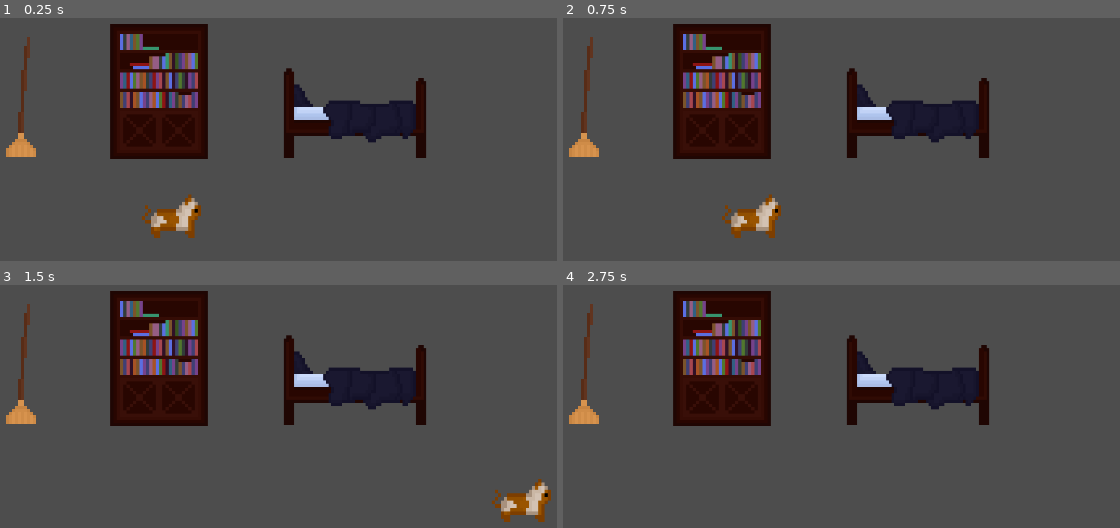
Above: before the commit, frames 1-4 (two rows, left to right).
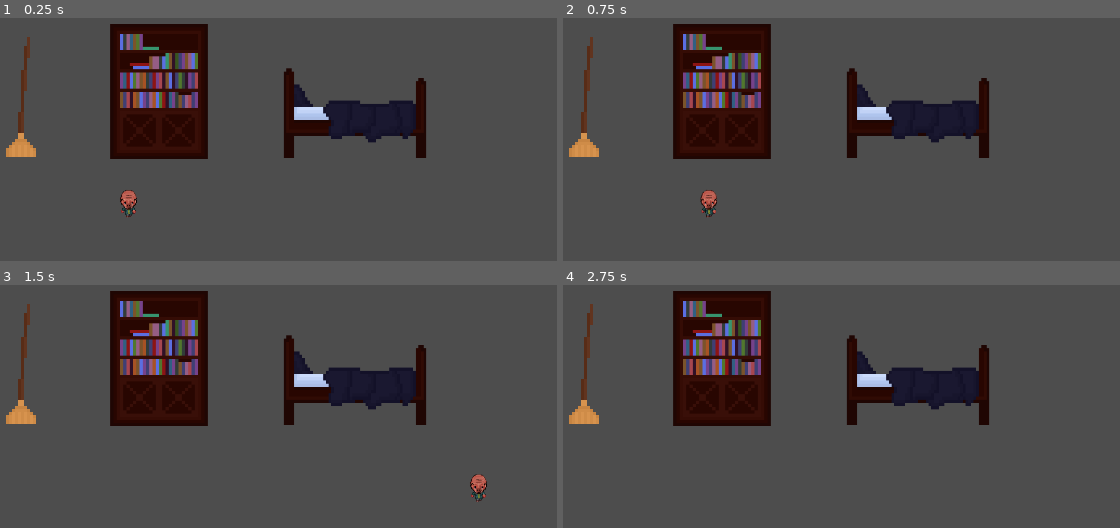
Above: after the commit, the same moments.

Repository: mariacook543/themidnightjam
Game: Godot game, scene res://node_2d.tscn
The game is run twice, just before and just after one commit, with the same random seed, the same clock (stepped at 60 frames per second) and the same inputs.
Inputs:
- Up to frame 1 (0.25 s): no input
- Up to frame 2 (0.75 s): tap Enter at 0.5 s; hold Right (ui_right) from 0.53 s (still down)
- Up to frame 3 (1.5 s): release Right (ui_right) at 1.28 s; hold Down (ui_down) from 1.28 s (still down)
- Up to frame 4 (2.75 s): tap Space at 2 s; release Down (ui_down) at 2.03 s; hold Right (ui_right) from 2.03 s (still down)

The runs differ from the first frame. In frame 1, 1.3% of the frame differs, in the area x 21-37%, y 70-91%; in frame 2, 1.3%; in frame 3, 1.3%; in frame 4, nothing differs.

Commit message:
imported sprite

Diff:
--- a/node_2d.tscn
+++ b/node_2d.tscn
@@ -1,10 +1,10 @@
 [gd_scene load_steps=6 format=3 uid="uid://cjgavmme740cp"]
 
-[ext_resource type="Texture2D" uid="uid://d13gi4v1axipl" path="res://Ghost Game Sprites/bookshelf.png" id="1_nixw5"]
-[ext_resource type="Texture2D" uid="uid://blv10nc6om5xm" path="res://Ghost Game Sprites/broom.png" id="2_2r4cu"]
-[ext_resource type="Texture2D" uid="uid://dy0172jt2oy80" path="res://Ghost Game Sprites/bed.png" id="3_54ti6"]
-[ext_resource type="Script" path="res://Player/Player.gd" id="4_btiis"]
-[ext_resource type="Texture2D" uid="uid://bj6isds8prn04" path="res://Ghost Game Sprites/catrunningtwo-Sheet-Sheet.png" id="4_efm01"]
+[ext_resource type="Texture2D" uid="uid://d13gi4v1axipl" path="res://temporary objects/bookshelf.png" id="1_nixw5"]
+[ext_resource type="Texture2D" uid="uid://blv10nc6om5xm" path="res://temporary objects/broom.png" id="2_2r4cu"]
+[ext_resource type="Texture2D" uid="uid://dy0172jt2oy80" path="res://temporary objects/bed.png" id="3_54ti6"]
+[ext_resource type="Script" path="res://player/Player.gd" id="4_btiis"]
+[ext_resource type="Texture2D" uid="uid://2liouv7c5tkr" path="res://characters/pigwalking.webp" id="5_vjvkx"]
 
 [node name="World" type="Node2D"]
 
@@ -24,12 +24,13 @@
 texture = ExtResource("3_54ti6")
 
 [node name="Player" type="CharacterBody2D" parent="."]
-position = Vector2(121, 118)
+position = Vector2(96, 115)
 script = ExtResource("4_btiis")
 metadata/_edit_group_ = true
 
 [node name="Sprite2D" type="Sprite2D" parent="Player"]
 position = Vector2(0, 1)
 scale = Vector2(0.259115, 0.302083)
-texture = ExtResource("4_efm01")
-hframes = 6
+texture = ExtResource("5_vjvkx")
+hframes = 3
+vframes = 4
Binary file added: characters/pigwalking.webp
Not shown, changed: characters/pigwalking.webp.import
Renamed: Ghost Game Sprites/battery.png -> temporary objects/battery.png
Not shown, changed: temporary objects/battery.png.import
Renamed: Ghost Game Sprites/batterytwo.png -> temporary objects/batterytwo.png
Not shown, changed: temporary objects/batterytwo.png.import
Renamed: Ghost Game Sprites/bed.png -> temporary objects/bed.png
Not shown, changed: temporary objects/bed.png.import
Renamed: Ghost Game Sprites/bluecarpet.png -> temporary objects/bluecarpet.png
Not shown, changed: temporary objects/bluecarpet.png.import
Renamed: Ghost Game Sprites/bookshelf.png -> temporary objects/bookshelf.png
Not shown, changed: temporary objects/bookshelf.png.import
(and 20 more such lines)
